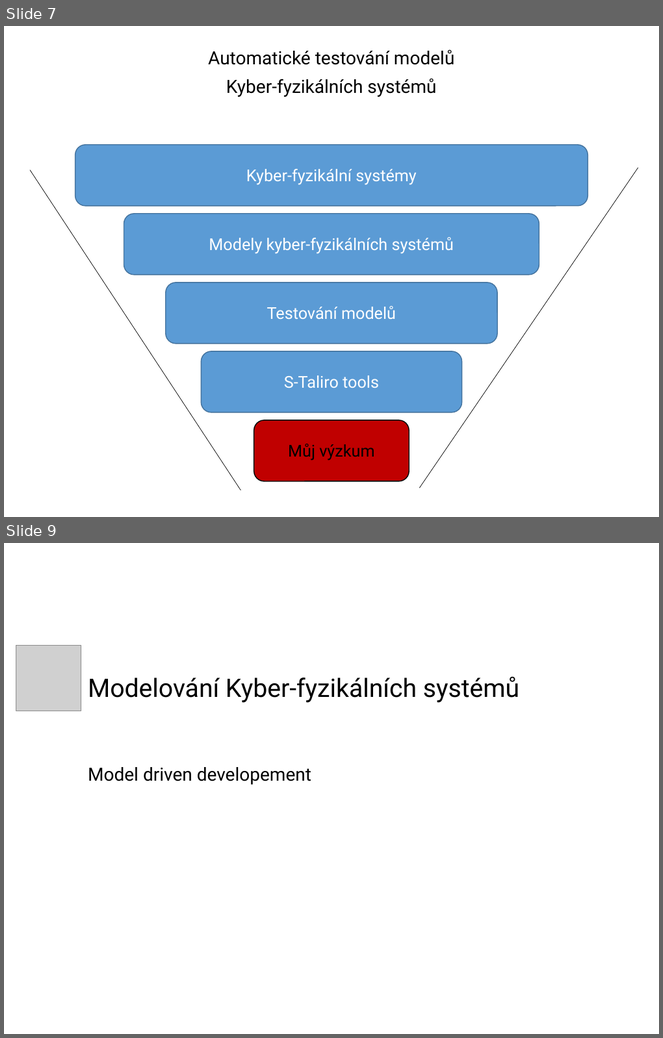
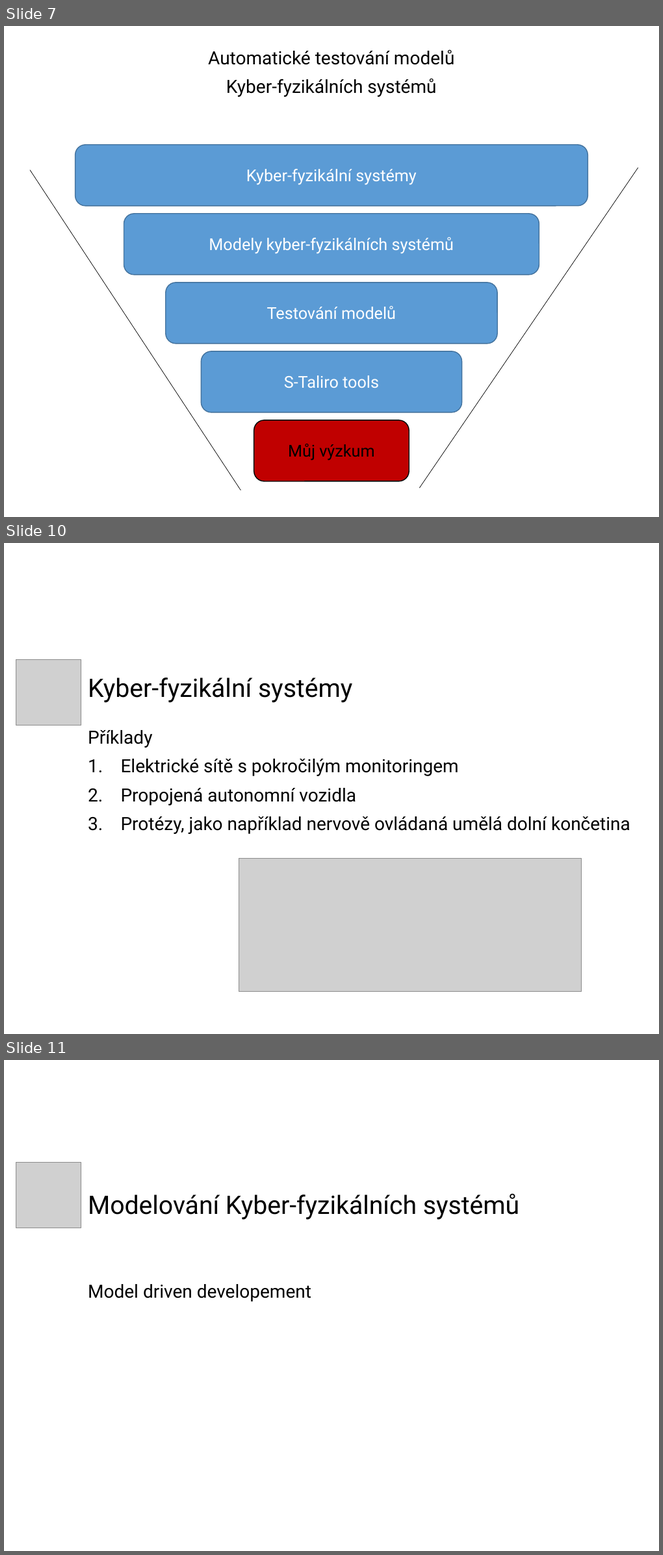
Before and after one commit to apelttom/20-semester_PhD_thesis, a slide deck: thesis/state_of_the_art_presentation/2018.01.17_SotA_presCZ.pptx. Shown one above the other, each under a label of ours: slides 7 and 9 before the commit, slides 7, 10 and 11 after it; the slides between them are not shown. The pictures are 663x1038 and 663x1555 pixels, drawn with LibreOffice and Linux fonts; fonts in the diff are those of the drawing; grey boxes stand for pictures; background and template pictures are left out. Boxes give left, top, right and bottom in pixels: in the first picture for what was removed or moved away, otherwise in the second. Text is boxed around its words. In the diff, an @@ line names an element or a change of style, - is before the commit and + after.

```diff
--- a/thesis/state_of_the_art_presentation/2018.01.17_SotA_presCZ.pptx
+++ b/thesis/state_of_the_art_presentation/2018.01.17_SotA_presCZ.pptx
@@ slide 10 added at (4,543,659,1034), background #FFFFFF @@
@@ picture added at (16,659,81,725) @@
@@ title added at (88,678,352,703), 28 pt, text #000000 @@
+Kyber-fyzikální systémy
@@ text added at (88,730,631,834), 20 pt, text #000000 @@
+Příklady
+1. Elektrické sítě s pokročilým monitoringem
+2. Propojená autonomní vozidla
+3. Protézy, jako například nervově ovládaná umělá dolní končetina
@@ picture added at (239,859,582,991) @@
@@ what was slide 9 is now slide 11 @@
```
Also in this commit, not shown: 1 slide changed, 1 other slide added, 2 other files.
